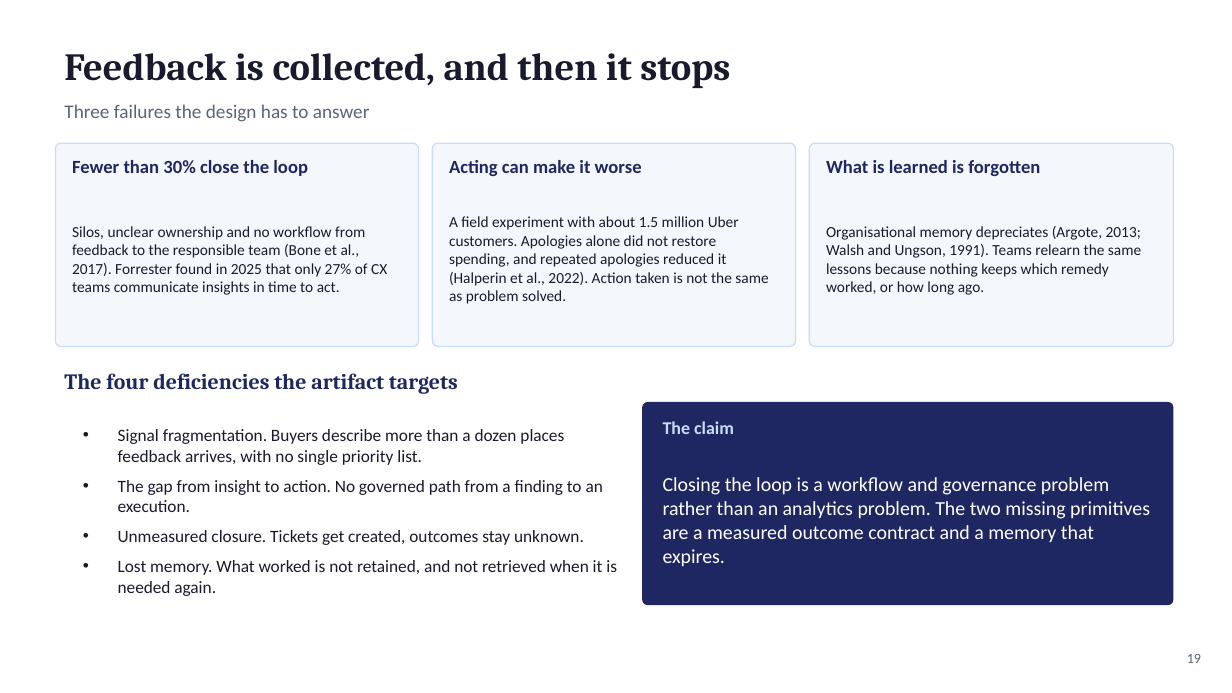
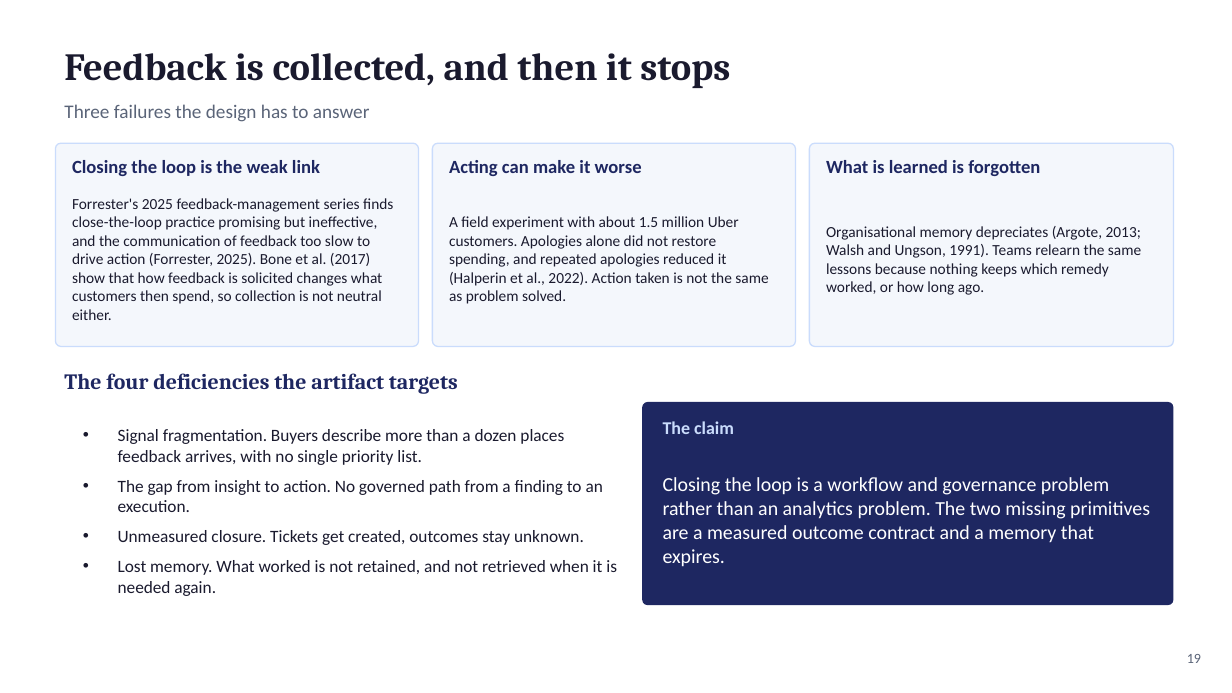
Before and after one commit to fogu13/CLARA, a slide deck: slide 19 of thesis/defense/defense_deck.pptx. Drawn at 1232x693 pixels with LibreOffice and Linux fonts; fonts in the diff are those of the drawing. Boxes give left, top, right and bottom in pixels: in the first picture for what was removed or moved away, otherwise in the second. Text is boxed around its words. In the diff, an @@ line names an element or a change of style, - is before the commit and + after.

```diff
--- a/thesis/defense/defense_deck.pptx
+++ b/thesis/defense/defense_deck.pptx
@@ text at box(72, 160, 320, 176): text changed @@
-Fewer than 30% close the loop
+Closing the loop is the weak link
@@ text at box(72, 198, 393, 320): text changed @@
-Silos, unclear ownership and no workflow from feedback to the responsible team (Bone et al., 2017). Forrester found in 2025 that only 27% of CX teams communicate insights in time to act.
+Forrester's 2025 feedback-management series finds close-the-loop practice promising but ineffective, and the communication of feedback too slow to drive action (Forrester, 2025). Bone et al. (2017) show that how feedback is solicited changes what customers then spend, so collection is not neutral either.
```
Also in this commit, not shown: 4 other slides changed, 23 other files.
